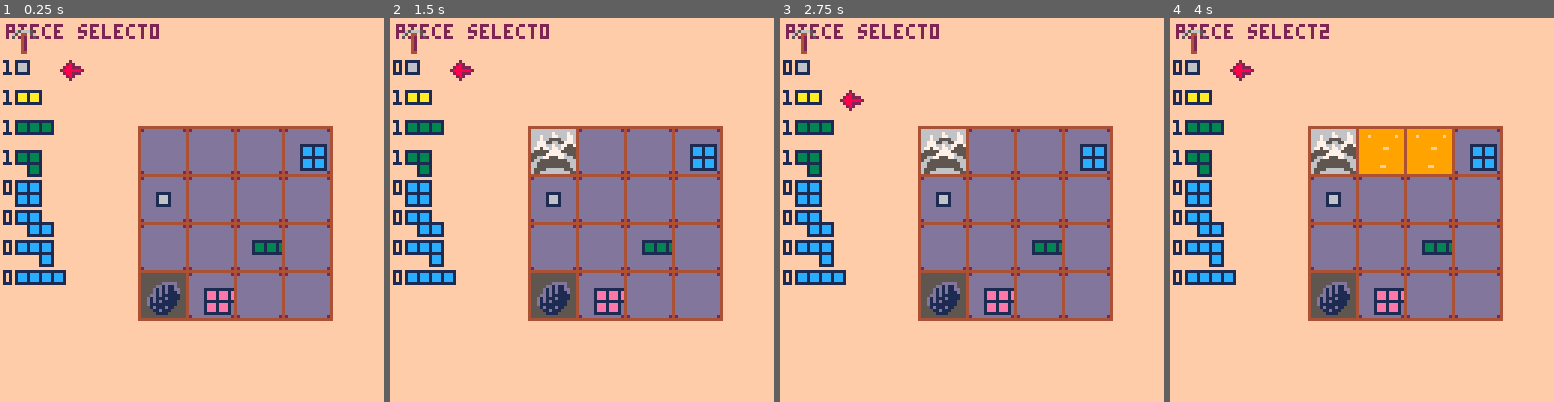
Above: before the commit, frames 1-4 (left to right).
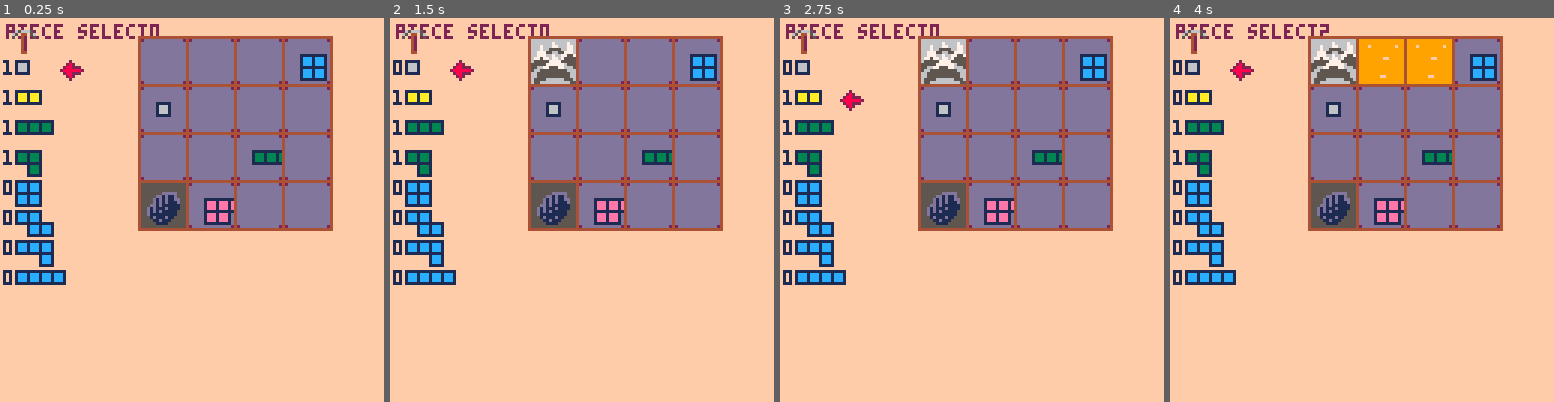
Above: after the commit, the same moments.

Repository: m-r-hunt/Pico-8-Carts
Game: PICO-8 cartridge bprk.p8
Two runs of this game, one before a commit and one after it. Both use one fixed random seed, a clock stepped at 60 frames per second and the inputs below.
Inputs:
- Up to frame 1 (0.25 s): no input
- Up to frame 2 (1.5 s): tap O (Z key) at 0.33, 0.7, 1.43 s; tap X (X key) at 1.07 s
- Up to frame 3 (2.75 s): hold Left 1.97-2.37 s; tap X (X key) at 2.07, 2.4, 2.73 s; tap O (Z key) at 2.22 s; hold Down from 2.42 s (still down)
- Up to frame 4 (4 s): release Down at 2.82 s; hold Right 2.87-3.53 s; tap X (X key) at 3.07, 3.4, 3.73 s; tap O (Z key) at 3.1, 3.98 s; hold Up from 3.58 s (still down)

The runs differ from the first frame. In frame 1, 29% of the frame differs, in the area x 35-87%, y 4-79%; in frame 2, 30%; in frame 3, 30%; in frame 4, 32%.

Commit message:
Improve make choices UI significantly

Diff:
--- a/bprk.p8
+++ b/bprk.p8
@@ -69,13 +69,13 @@
 	{0,0,0,0},
 }
 grid_powerups={
-	{0,0,0,ocean},
-	{0,mountain,0,0},
-	{0,0,sand,0},
-	{0,forest,0,0},
+	{0,0,0,0},
+	{0,0,0,0},
+	{0,0,0,0},
+	{0,0,0,0},
 }
 gridx=30
-gridy=20
+gridy=-10
 
 choices={}
 choicen=1
@@ -370,6 +370,8 @@
 function update_make_choices()
 	if (btnp(0)) choice_select-=1
 	if (btnp(1)) choice_select+=1
+	if (btnp(2)) choice_select-=5
+	if (btnp(3)) choice_select+=5
 	if (choice_select<1) choice_select+=#choices[choicen]
 	if (choice_select>#choices[choicen]) choice_select-=#choices[choicen]
 	if btnp(4) then
@@ -466,36 +468,46 @@
 	end
 end
 
+choicebox={x=25,y=75,maxx=128-5,maxy=126}
+
 function draw_choice_box()
-	rect(5,30,128-5,90,12)
-	rectfill(6,31,128-6,89,6)
-	maxi=#choices[choicen]
+	rect(choicebox.x,choicebox.y,choicebox.maxx,choicebox.maxy,12)
+	rectfill(choicebox.x+1,choicebox.y+1,choicebox.maxx-1,choicebox.maxy-1,6)
+	--have at most 5 in a row, then break to a second line.
+	--only needed for the vlongs
+	local maxi=#choices[choicen]
+	local div=2
 	if maxi>5 then
 		maxi=5
-	end
-	increment=(128-12)/maxi
+		div=3
+	end
+	increment=(choicebox.maxx-choicebox.x)/maxi
 	for n=1,maxi do
-		local x=increment/2+(n-1)*increment
-		draw_piece_preview(choices[choicen][n],x,45)
+		local x=choicebox.x+increment/2+(n-1)*increment-5
+		local y=choicebox.y+(choicebox.maxy-choicebox.y)/div
+		draw_piece_preview(choices[choicen][n],x,y)
 		if n==choice_select then
-			spr(2,x+8,40)
+			spr(2,x+8,y-5)
 		end
 	end
 	if maxi<#choices[choicen] then
-		increment=(128-12)/(#choices[choicen]-maxi)
+		increment=(choicebox.maxx-choicebox.x)/(#choices[choicen]-maxi)
 		for n=1,#choices[choicen]-maxi do
-			local x=increment/2+(n-1)*increment
-			draw_piece_preview(choices[choicen][maxi+n],x,60)
+			local x=choicebox.x+increment/2+(n-1)*increment-5
+			local y=choicebox.y+2*(choicebox.maxy-choicebox.y)/3
+			draw_piece_preview(choices[choicen][maxi+n],x,y)
 			if n+maxi==choice_select then
-				spr(2,x+8,55)
+				spr(2,x+8,y-5)
 			end
 		end
 	end
 	local str="choose a piece"
+	local sx=21
 	if #choices>1 then
 		str=str.."("..choicen.."/"..#choices..")"
-	end
-	print(str,30,32)
+		sx=12
+	end
+	print(str,choicebox.x+sx,choicebox.y+4)
 end
 
 function _draw()
